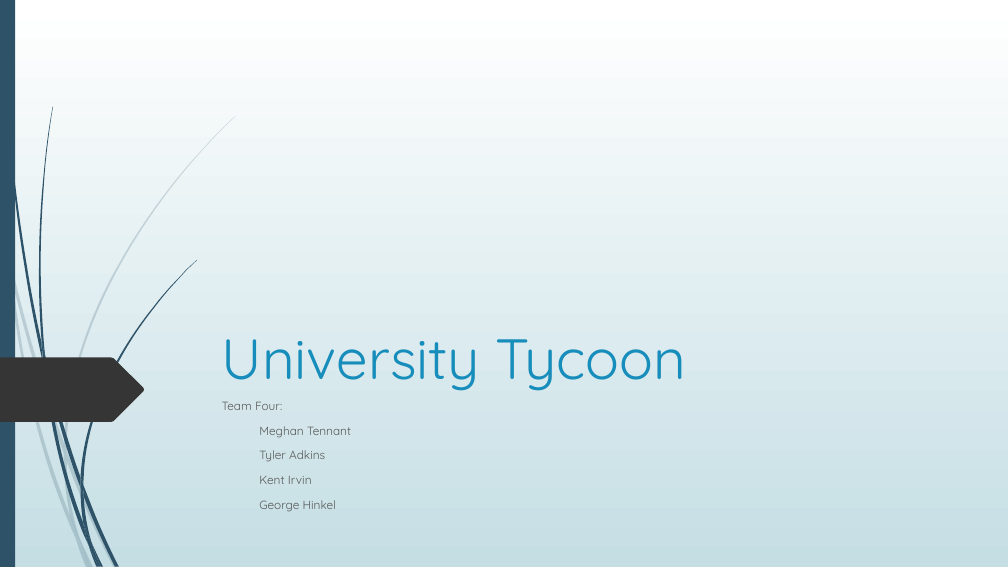
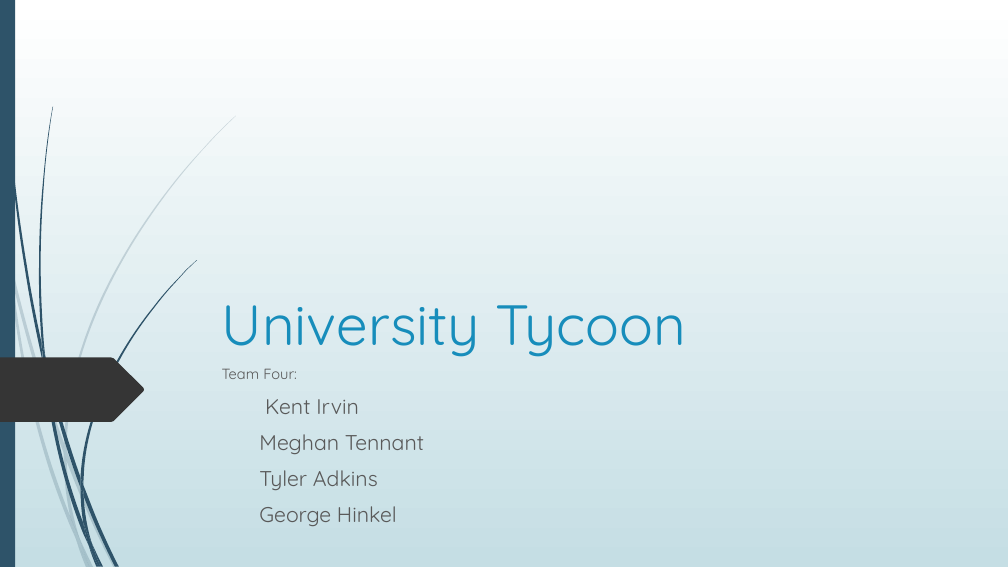
Before and after one commit to Thekipz/UniTycoon, a slide deck: slide 1 of University Tycoon.pptx. Drawn at 1008x567 pixels with LibreOffice and Linux fonts; fonts in the diff are those of the drawing. Boxes give left, top, right and bottom in pixels: in the first picture for what was removed or moved away, otherwise in the second. Text is boxed around its words. In the diff, an @@ line names an element or a change of style, - is before the commit and + after.

Commit message:
Updated Powerpoint Presentation

```diff
--- a/University Tycoon.pptx
+++ b/University Tycoon.pptx
@@ title "University Tycoon": place and size @@
-title "University Tycoon" at (222,339,686,391)
+title "University Tycoon" at (222,305,686,357)
@@ subtitle "Team Four:": place and size @@
-subtitle "Team Four:" at (222,401,351,512)
+subtitle "Team Four:" at (222,368,424,522)
@@ subtitle at (222,368,424,522): size 11.2 to 14 pt in "Team Four:"; size 11.2 to 20.3 pt in "Meghan Tennant", "Tyler Adkins", "George Hinkel" @@
@@ subtitle at (265,399,359,414): paragraph added @@
+Kent Irvin
@@ subtitle at (259,476,312,484): paragraph removed @@
-Kent Irvin
```
Also in this commit, not shown: 6 slides added.
